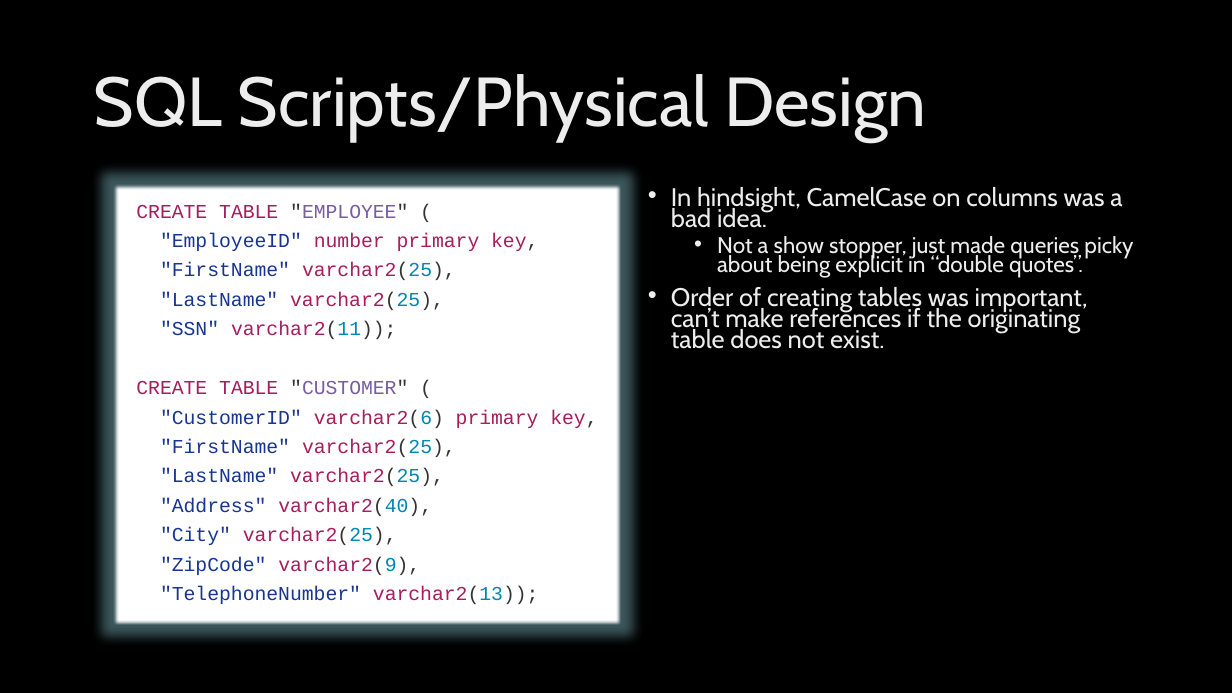
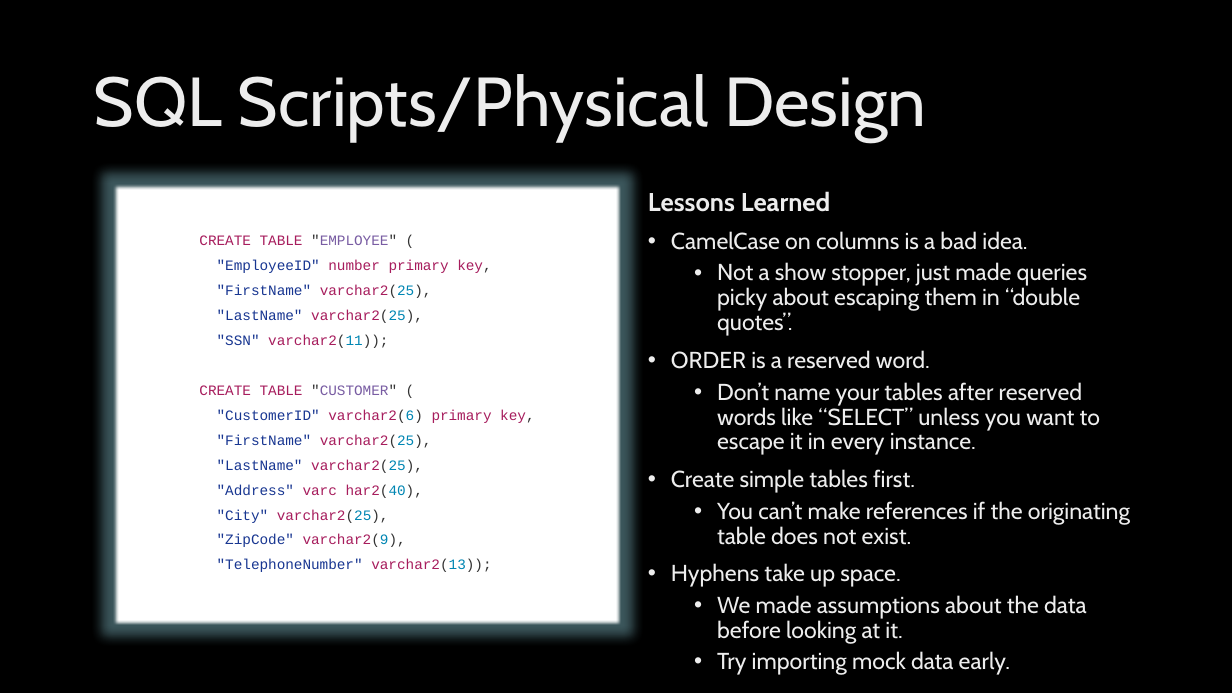
Before and after one commit to itsbenweeks/itsbenweeks.spellbook, a slide deck: slide 5 of database_architecture/retail_mgmg_system/CS579 Project Presentation.pptx. Drawn at 1232x693 pixels with LibreOffice and Linux fonts; fonts in the diff are those of the drawing; background and template pictures are left out. Boxes give left, top, right and bottom in pixels: in the first picture for what was removed or moved away, otherwise in the second. Text is boxed around its words. In the diff, an @@ line names an element or a change of style, - is before the commit and + after.

Commit message:
Updated presentation

```diff
--- a/database_architecture/retail_mgmg_system/CS579 Project Presentation.pptx
+++ b/database_architecture/retail_mgmg_system/CS579 Project Presentation.pptx
@@ text at (648,191,1130,639): text changed; size 19.8 to 18 pt @@
-• In hindsight, CamelCase on columns was a bad idea.
-  • Not a show stopper, just made queries picky about being explicit in “double quotes”.
-• Order of creating tables was important, can’t make references if the originating table does not exist.
+Lessons Learned
+• CamelCase on columns is a bad idea.
+  • Not a show stopper, just made queries picky about escaping them in “double quotes”.
+• ORDER is a reserved word.
+  • Don’t name your tables after reserved words like “SELECT” unless you want to escape it in every instance.
+• Create simple tables first.
+  • You can’t make references if the originating table does not exist.
+• Hyphens take up space.
+  • We made assumptions about the data before looking at it.
+  • Try importing mock data early.
@@ text at (199,235,534,572): size 15.4 to 11.2 pt @@
@@ text at (217,484,423,498): text changed; size 15.4 to 11.2 pt @@
-"Address" varchar2(40),
+"Address" varc har2(40),
```
Also in this commit, not shown: 3 slides added, 3 slides removed.
